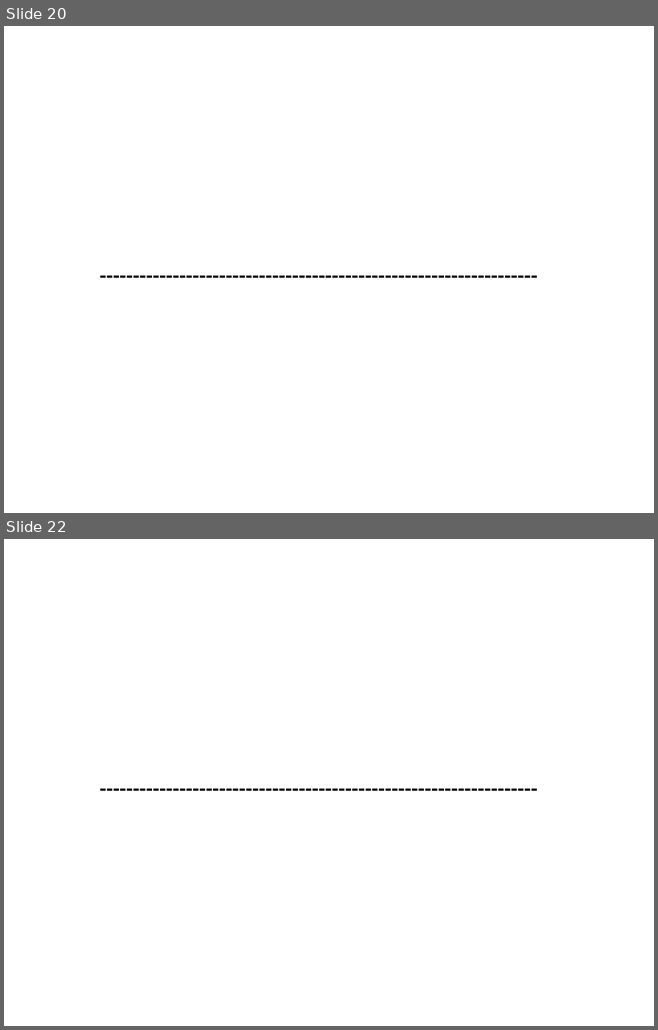
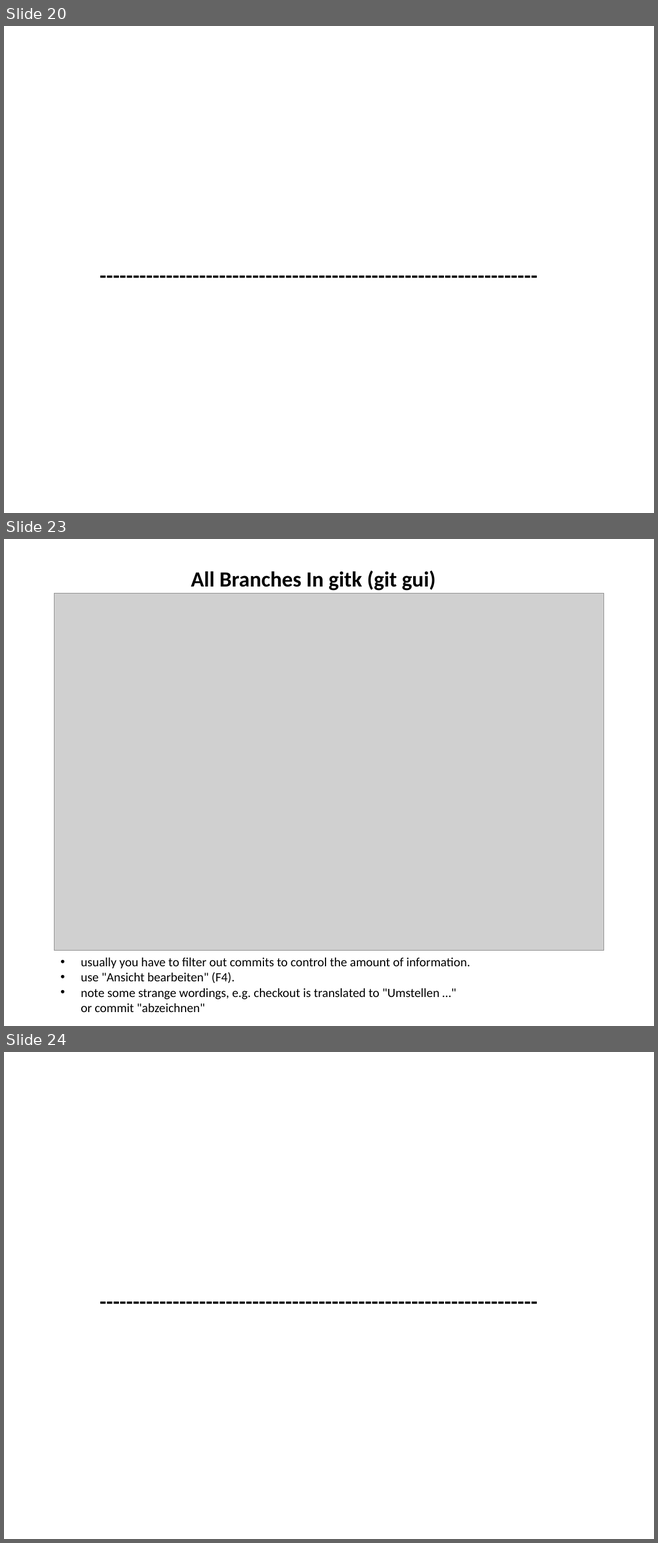
Before and after one commit to hanbei/git_tutorial, a slide deck: architektur.pptx. Shown one above the other, each under a label of ours: slides 20 and 22 before the commit, slides 20, 23 and 24 after it; the slides between them are not shown. The pictures are 658x1030 and 658x1543 pixels, drawn with LibreOffice and Linux fonts; fonts in the diff are those of the drawing; grey boxes stand for pictures. Boxes give left, top, right and bottom in pixels: in the first picture for what was removed or moved away, otherwise in the second. Text is boxed around its words. In the diff, an @@ line names an element or a change of style, - is before the commit and + after.

```diff
--- a/architektur.pptx
+++ b/architektur.pptx
@@ slide 23 added at [4,539,654,1026], background #FFFFFF @@
@@ title added at [191,570,436,591], 24 pt, text #000000, bold @@
+All Branches In gitk (git gui)
@@ picture added at [54,594,604,951] @@
@@ text added at [81,958,470,1012], 14 pt, text #000000 @@
+• usually you have to filter out commits to control the amount of information.
+• use "Ansicht bearbeiten" (F4).
+• note some strange wordings, e.g. checkout is translated to "Umstellen …"
+  or commit "abzeichnen"
@@ what was slide 22 is now slide 24 @@
```
Also in this commit, not shown: 1 slide changed, 1 other slide added.
